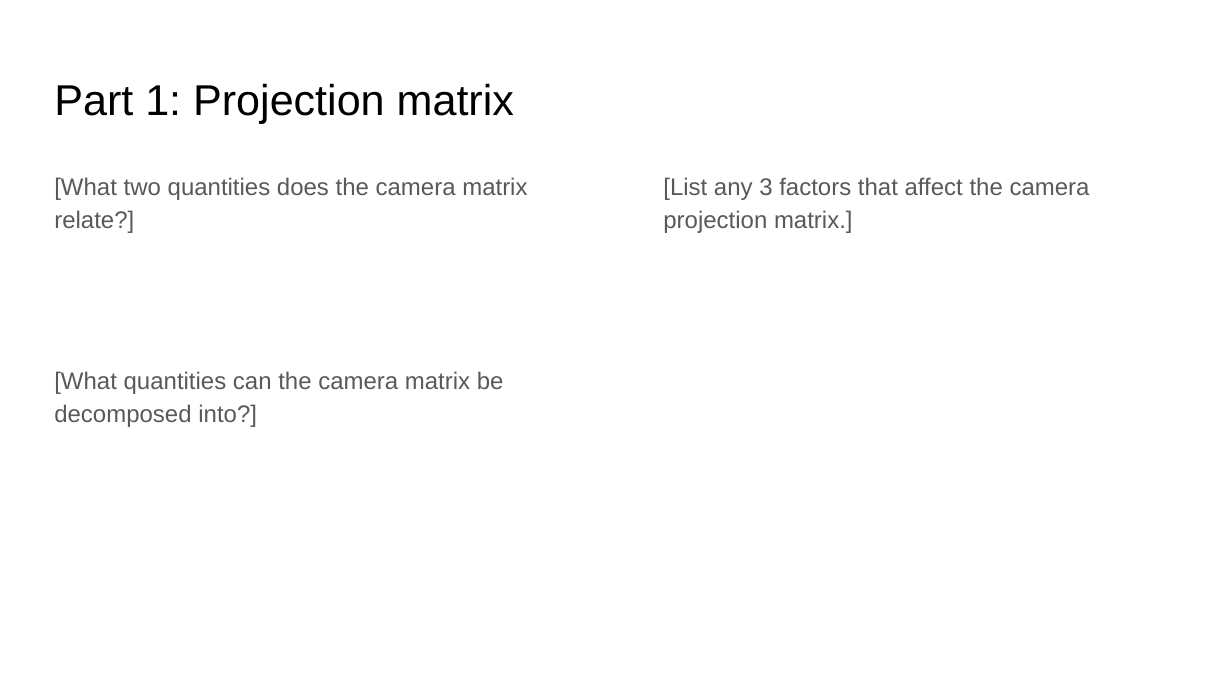
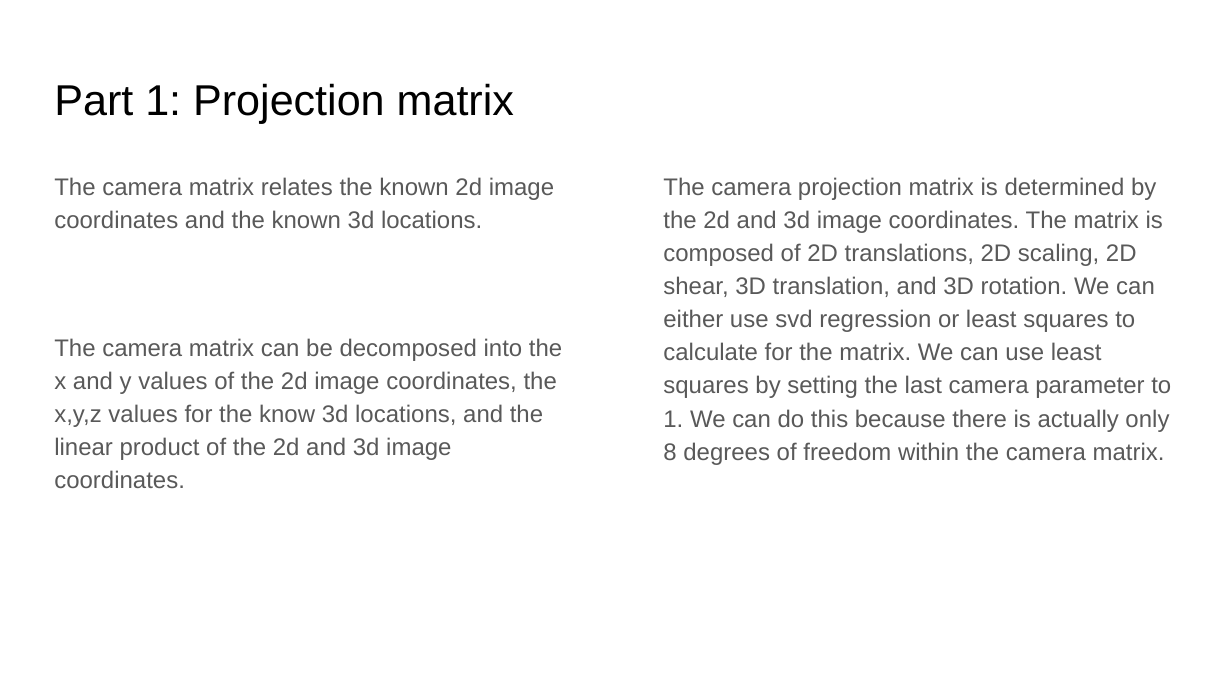
Before and after one commit to bojunyang24/CS6476, a slide deck: slide 4 of proj3/proj3_template.pptx. Drawn at 1232x693 pixels with LibreOffice and Linux fonts; fonts in the diff are those of the drawing. Boxes give left, top, right and bottom in pixels: in the first picture for what was removed or moved away, otherwise in the second. Text is boxed around its words. In the diff, an @@ line names an element or a change of style, - is before the commit and + after.

```diff
--- a/proj3/proj3_template.pptx
+++ b/proj3/proj3_template.pptx
@@ text at [54, 177, 562, 488]: text changed @@
-[What two quantities does the camera matrix relate?]
-[What quantities can the camera matrix be decomposed into?]
+The camera matrix relates the known 2d image coordinates and the known 3d locations.
+The camera matrix can be decomposed into the x and y values of the 2d image coordinates, the x,y,z values for the know 3d locations, and the linear product of the 2d and 3d image coordinates.
@@ text at [663, 177, 1171, 465]: text changed @@
-[List any 3 factors that affect the camera projection matrix.]
+The camera projection matrix is determined by the 2d and 3d image coordinates. The matrix is composed of 2D translations, 2D scaling, 2D shear, 3D translation, and 3D rotation. We can either use svd regression or least squares to calculate for the matrix. We can use least squares by setting the last camera parameter to 1. We can do this because there is actually only 8 degrees of freedom within the camera matrix.
```
Also in this commit, not shown: 13 other slides changed, 4 other files.
